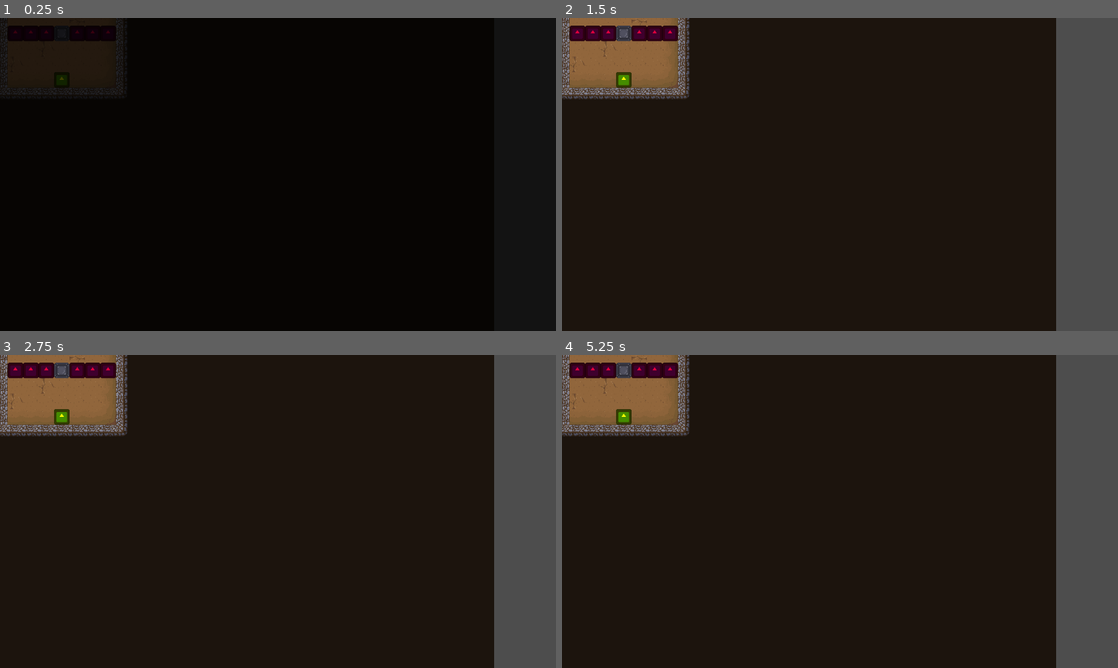
Above: before the commit, frames 1-4 (two rows, left to right).
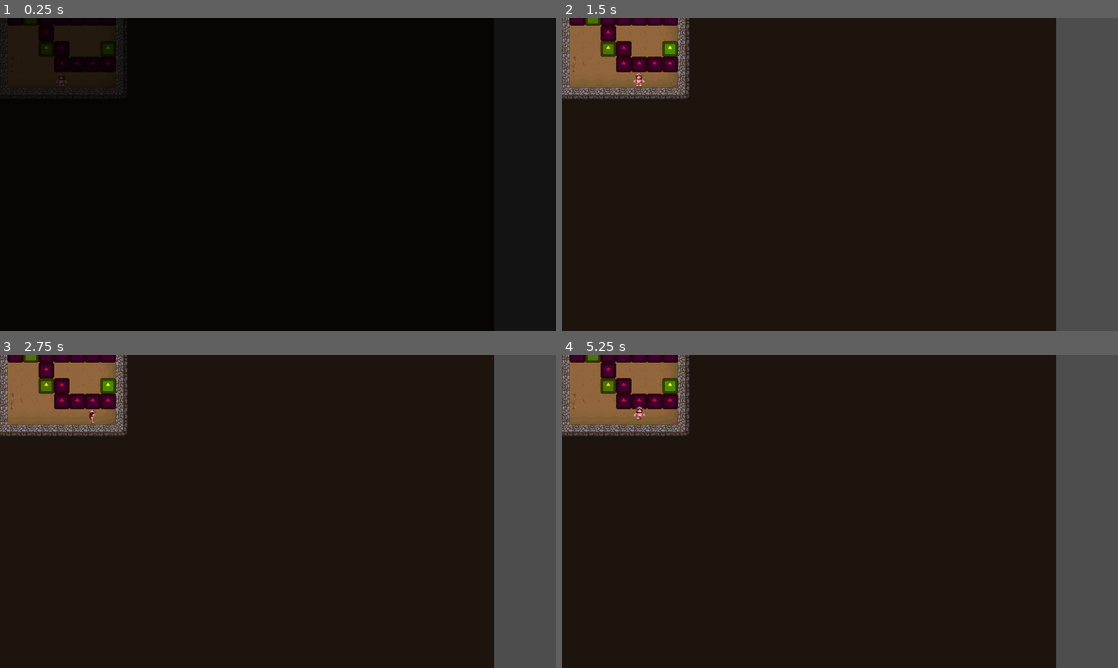
Above: after the commit, the same moments.

Repository: Vlad-935/Reflective-Trust
Game: Godot game, scene res://scenes/levels/level_5.tscn
Same seed, same stepped clock (60 frames per second), same inputs: the game is played once before the commit and once after it. This scene is started directly instead of the project's main scene. The engine's default icon, where the game draws it, is replaced by a stand-in: a white triangle on a blue panel in a dark square.
Inputs (mouse positions are in pixels of both pictures, inside the frame that each line leads up to):
- Up to frame 1 (0.25 s): no input
- Up to frame 2 (1.5 s): tap Enter (ui_accept) at 0.5, 0.77 s; move the mouse to (962, 158) at 0.52 s; hold D (move right) 0.53-1.28 s; click (962, 158) at 0.67 s; move the mouse to (728, 190) at 1.27 s; hold S (move down) from 1.28 s (still down)
- Up to frame 3 (2.75 s): tap Enter (ui_accept) at 1.52, 2 s; move the mouse to (333, 442) at 2.02 s; release S (move down) at 2.03 s; hold D (move right) from 2.03 s (still down)
- Up to frame 4 (5.25 s): tap R (reset level) at 2.75, 4.25 s; move the mouse to (812, 574) at 2.77 s; release D (move right) at 2.78 s; hold W (move up) 2.78-3.53 s; click (812, 574) at 2.92 s; tap Enter (ui_accept) at 3.02, 3.5, 3.77, 4.52, 5 s; move the mouse to (1006, 558) at 3.52 s; hold A (move left) 3.53-5.03 s; move the mouse to (673, 464) at 4.27 s; move the mouse to (867, 511) at 5.02 s; hold S (move down) from 5.03 s (still down); click (867, 511) at 5.17 s

The runs differ from the first frame. In frame 1, 1.5% of the frame differs, in the area x 1-21%, y 0-22%; in frame 2, 2.5%, in the area x 1-21%, y 0-23%; in frame 3, 2.5%; in frame 4, 2.5%.
Error in both runs: Cannot call method 'get_node' on a null value. (res://scripts/spikes.gd:10)

Commit message:
Created level 6

Diff:
--- a/reflective-trust/scenes/levels/level_5.tscn
+++ b/reflective-trust/scenes/levels/level_5.tscn
@@ -1,12 +1,12 @@
-[gd_scene format=4 uid="uid://j08y5qulnb3x"]
+[gd_scene format=4 uid="uid://b3ppotkuamfqf"]
 
 [ext_resource type="Script" uid="uid://c1ba0pgcqnlk7" path="res://scripts/level_1.gd" id="1_vvoq0"]
 [ext_resource type="Texture2D" uid="uid://bx35frgeed8r4" path="res://assests/sprites/Background/Ground_no_crack.png" id="2_tqnj0"]
 [ext_resource type="Texture2D" uid="uid://ij6f0q3lljbq" path="res://assests/sprites/Background/Ground.png" id="3_dwyms"]
 [ext_resource type="Texture2D" uid="uid://bdr1c22g0kibi" path="res://assests/sprites/Background/Outer_walls.png" id="4_6xwso"]
+[ext_resource type="PackedScene" uid="uid://bvkyebfwai1k0" path="res://scenes/objects/moveable_object.tscn" id="5_5ke18"]
 [ext_resource type="PackedScene" uid="uid://blaoc63wncyco" path="res://scenes/objects/spikes.tscn" id="6_j14br"]
 [ext_resource type="PackedScene" uid="uid://lr053qqunmyp" path="res://scenes/objects/door.tscn" id="7_0y7y4"]
-[ext_resource type="PackedScene" uid="uid://bjxqei5nhc62x" path="res://scenes/objects/wall.tscn" id="8_gruok"]
 [ext_resource type="PackedScene" uid="uid://efy270suy001" path="res://scenes/player.tscn" id="9_h717f"]
 
 [sub_resource type="TileSetAtlasSource" id="TileSetAtlasSource_8qukl"]
@@ -68,7 +68,7 @@
 physics_layer_0/collision_layer = 2
 sources/1 = SubResource("TileSetAtlasSource_brxtv")
 
-[node name="Level_4" type="Node2D" unique_id=656693154]
+[node name="Level_5" type="Node2D" unique_id=656693154]
 script = ExtResource("1_vvoq0")
 
 [node name="Map" type="Node2D" parent="." unique_id=158552969]
@@ -113,71 +113,82 @@
 
 [node name="Objects" type="Node2D" parent="." unique_id=1600244550]
 
+[node name="Moveable_Object" parent="Objects" unique_id=901920368 instance=ExtResource("5_5ke18")]
+position = Vector2(192, -32)
+INITIAL_POSITION = Vector2(192, -32)
+
+[node name="Moveable_Object3" parent="Objects" unique_id=652717128 instance=ExtResource("5_5ke18")]
+position = Vector2(64, 0)
+
+[node name="Moveable_Object2" parent="Objects" unique_id=316450644 instance=ExtResource("5_5ke18")]
+position = Vector2(96, 64)
+INITIAL_POSITION = Vector2(96, 64)
+
 [node name="Spikes" type="Node2D" parent="." unique_id=135123093]
 
 [node name="Spikes" parent="Spikes" unique_id=1274487235 instance=ExtResource("6_j14br")]
+position = Vector2(224, 96)
+INITIAL_POSITION = Vector2(224, 96)
+
+[node name="Spikes2" parent="Spikes" unique_id=838762408 instance=ExtResource("6_j14br")]
+position = Vector2(192, 96)
+INITIAL_POSITION = Vector2(192, 96)
+
+[node name="Spikes3" parent="Spikes" unique_id=103377292 instance=ExtResource("6_j14br")]
+position = Vector2(160, 96)
+INITIAL_POSITION = Vector2(160, 96)
+
+[node name="Spikes7" parent="Spikes" unique_id=649817832 instance=ExtResource("6_j14br")]
+position = Vector2(128, 96)
+INITIAL_POSITION = Vector2(128, 96)
+
+[node name="Spikes4" parent="Spikes" unique_id=1154710398 instance=ExtResource("6_j14br")]
+position = Vector2(32, 0)
+INITIAL_POSITION = Vector2(32, 0)
+
+[node name="Spikes5" parent="Spikes" unique_id=1376942701 instance=ExtResource("6_j14br")]
+position = Vector2(96, 0)
+INITIAL_POSITION = Vector2(96, 0)
+
+[node name="Spikes11" parent="Spikes" unique_id=1400988775 instance=ExtResource("6_j14br")]
 position = Vector2(96, 32)
 INITIAL_POSITION = Vector2(96, 32)
 
-[node name="Spikes4" parent="Spikes" unique_id=1182377362 instance=ExtResource("6_j14br")]
-position = Vector2(160, 32)
-INITIAL_POSITION = Vector2(160, 32)
+[node name="Spikes12" parent="Spikes" unique_id=529936568 instance=ExtResource("6_j14br")]
+position = Vector2(128, 64)
+INITIAL_POSITION = Vector2(128, 64)
 
-[node name="Spikes5" parent="Spikes" unique_id=271020738 instance=ExtResource("6_j14br")]
-position = Vector2(192, 32)
-INITIAL_POSITION = Vector2(192, 32)
+[node name="Spikes6" parent="Spikes" unique_id=1141310820 instance=ExtResource("6_j14br")]
+position = Vector2(128, 0)
+INITIAL_POSITION = Vector2(128, 0)
 
-[node name="Spikes6" parent="Spikes" unique_id=489454812 instance=ExtResource("6_j14br")]
-position = Vector2(192, 32)
-INITIAL_POSITION = Vector2(192, 32)
+[node name="Spikes8" parent="Spikes" unique_id=900816788 instance=ExtResource("6_j14br")]
+position = Vector2(160, 0)
+INITIAL_POSITION = Vector2(160, 0)
 
-[node name="Spikes7" parent="Spikes" unique_id=1803884244 instance=ExtResource("6_j14br")]
-position = Vector2(224, 32)
-INITIAL_POSITION = Vector2(224, 32)
+[node name="Spikes9" parent="Spikes" unique_id=814128522 instance=ExtResource("6_j14br")]
+position = Vector2(192, 0)
+INITIAL_POSITION = Vector2(192, 0)
 
-[node name="Spikes2" parent="Spikes" unique_id=439291400 instance=ExtResource("6_j14br")]
-position = Vector2(64, 32)
-INITIAL_POSITION = Vector2(64, 32)
-
-[node name="Spikes3" parent="Spikes" unique_id=1281760203 instance=ExtResource("6_j14br")]
-position = Vector2(32, 32)
-INITIAL_POSITION = Vector2(32, 32)
+[node name="Spikes10" parent="Spikes" unique_id=523728500 instance=ExtResource("6_j14br")]
+position = Vector2(224, 0)
+INITIAL_POSITION = Vector2(224, 0)
 
 [node name="Doors" type="Node2D" parent="." unique_id=43413500]
 
 [node name="Door" parent="Doors" unique_id=631447732 instance=ExtResource("7_0y7y4")]
-position = Vector2(128, 128)
-INITIAL_POSITION = Vector2(128, 128)
+position = Vector2(224, 64)
+INITIAL_POSITION = Vector2(224, 64)
 
 [node name="Walls" type="Node2D" parent="." unique_id=206211615]
 
-[node name="Wall" parent="Walls" unique_id=181667213 instance=ExtResource("8_gruok")]
-position = Vector2(96, -96)
-INITIAL_POSITION = Vector2(96, -96)
-
-[node name="Wall3" parent="Walls" unique_id=1415087648 instance=ExtResource("8_gruok")]
-position = Vector2(96, -64)
-INITIAL_POSITION = Vector2(96, -64)
-
-[node name="Wall5" parent="Walls" unique_id=842118338 instance=ExtResource("8_gruok")]
-position = Vector2(128, 32)
-INITIAL_POSITION = Vector2(128, 32)
-
-[node name="Wall2" parent="Walls" unique_id=921241150 instance=ExtResource("8_gruok")]
-position = Vector2(160, -96)
-INITIAL_POSITION = Vector2(160, -96)
-
-[node name="Wall4" parent="Walls" unique_id=347946534 instance=ExtResource("8_gruok")]
-position = Vector2(160, -64)
-INITIAL_POSITION = Vector2(160, -64)
-
 [node name="Player_Reflection" parent="." unique_id=2030126838 instance=ExtResource("9_h717f")]
 unique_name_in_owner = true
-position = Vector2(-128, -96)
+position = Vector2(-300, 0)
 INITIAL_POSITION = Vector2(128, -96)
 move_multiplier = Vector2(-1, 1)
 
 [node name="Player" parent="." unique_id=655855357 instance=ExtResource("9_h717f")]
 unique_name_in_owner = true
-position = Vector2(128, -96)
-INITIAL_POSITION = Vector2(128, -96)
+position = Vector2(128, 128)
+INITIAL_POSITION = Vector2(128, 128)
Not shown: 1 places in reflective-trust/scenes/levels/level_4.tscn that only renumber resources
